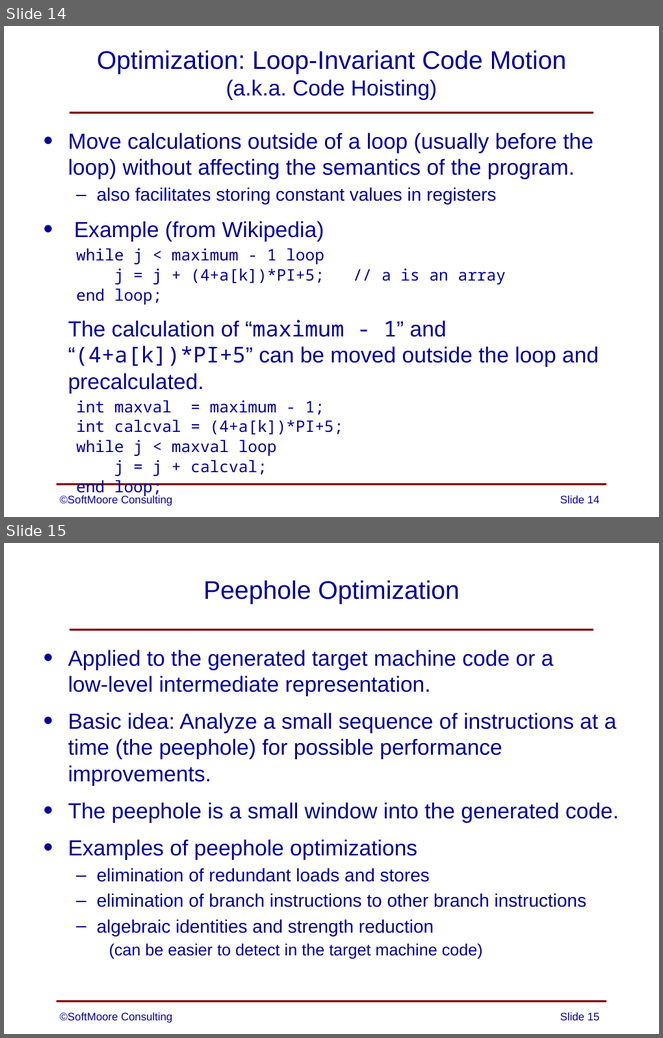
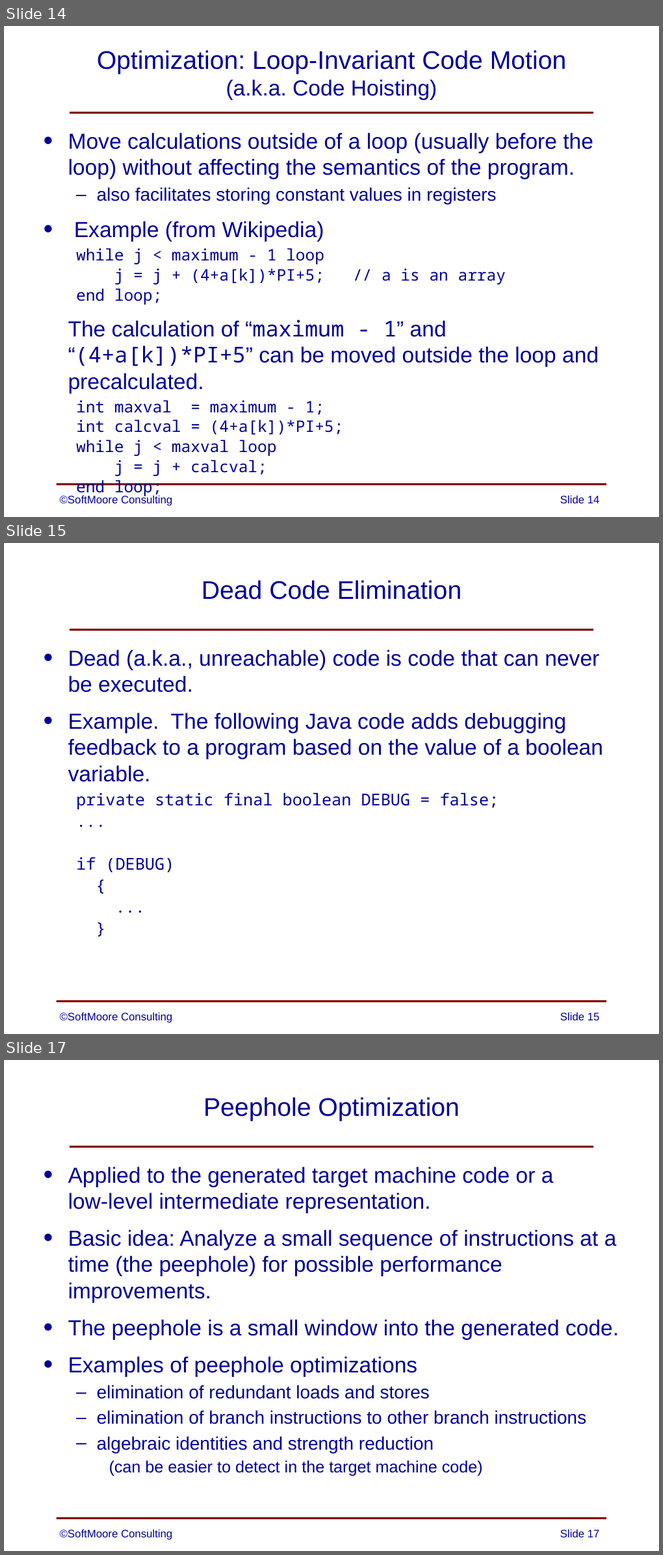
Before and after one commit to SoftMoore/CPRL-Kt, a slide deck: PowerPoint Slides/12 - Optimization.pptx. Shown one above the other, each under a label of ours: slides 14 and 15 before the commit, slides 14, 15 and 17 after it; the slides between them are not shown. The pictures are 663x1038 and 663x1555 pixels, drawn with LibreOffice and Linux fonts; fonts in the diff are those of the drawing. Boxes give left, top, right and bottom in pixels: in the first picture for what was removed or moved away, otherwise in the second. Text is boxed around its words. In the diff, an @@ line names an element or a change of style, - is before the commit and + after.

Commit message:
added a couple of slides on dead code elimination

```diff
--- a/PowerPoint Slides/12 - Optimization.pptx
+++ b/PowerPoint Slides/12 - Optimization.pptx
@@ slide 15 added at <box>4,543,659,1034</box>, background #FFFFFF; not listed: 2 template elements that a slide beside it also shows @@
@@ title added at <box>202,580,462,600</box>, 28 pt, text #000099 @@
+Dead Code Elimination
@@ text added at <box>68,650,603,873</box>, 24 pt, text #000099 @@
+• Dead (a.k.a., unreachable) code is code that can never be executed.
+• Example. The following Java code adds debugging feedback to a program based on the value of a boolean variable.
+  private static final boolean DEBUG = false;
+  ...
+  if (DEBUG)
+  {
+  ...
+  }
@@ text added at <box>60,1013,172,1023</box>, 12 pt, text #000099 @@
+©SoftMoore Consulting
@@ page number added at <box>560,1013,600,1021</box>, 12 pt, text #000099 @@
+Slide 15
@@ what was slide 15 is now slide 17 @@
@@ page number at <box>560,1530,600,1538</box>: text changed @@
-Slide 15
+Slide 17
```
Also in this commit, not shown: 1 slide changed, 1 other slide added, 1 other file.
